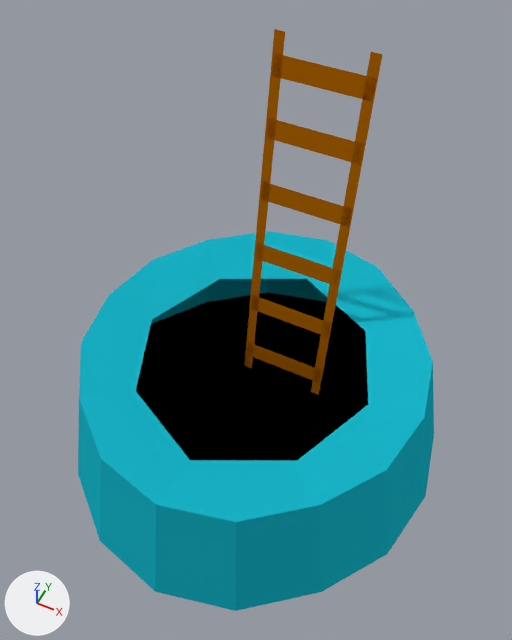
The Blender file King Of Kings Docs/NewModels/BuildingModels/Mine/mine1.blend, before and after one commit.
One viewpoint serves both versions: a 50 mm lens placed at (3.77, -7.49, 12.68), pointed at (-0.24, 0.54, 2.65). Every picture has the same lights, and +X, +Y and +Z are marked at lower left.
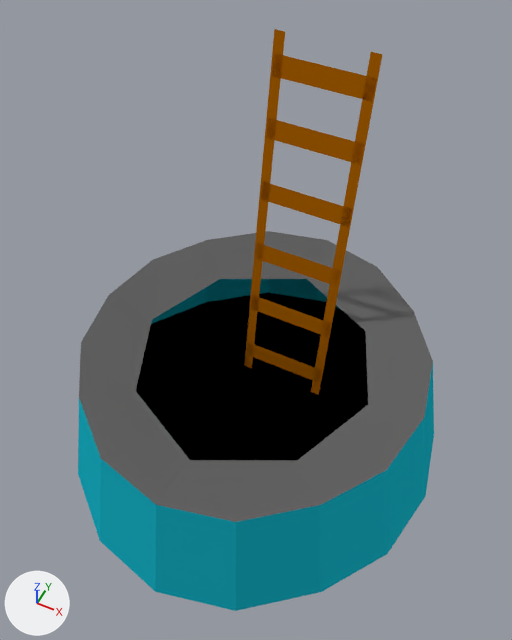
Where the change shows, as pixel boxes [x1, y1, x2, y2] in the pictures (512 x 640 px):
part 1 of me_cube, recoloured (cyan to grey): [79, 231, 433, 522] in both

Patch to the scene script:
```diff
--- a/King Of Kings Docs/NewModels/BuildingModels/Mine/mine1.blend.py
+++ b/King Of Kings Docs/NewModels/BuildingModels/Mine/mine1.blend.py
@@ mat_material_004 @@
+mat_material_004 = diffuse_material('Material.004')
+mat_material_004.base_color = (0.123, 0.123, 0.123)  # dark grey #626262
@@ me_cube @@
 me_cube.from_pydata(...)  # 73 vertices, 64 faces; spans x -2.34..2.32, y -2.45..2.49, z -1.21..1.19
 # used by ob_cube; location = (0.0, 0.0, 1.16); scale = (1.61, 1.61, 1.01)
+# me_cube part 1: all 16 faces centred in x -1.64..1.63, y -1.71..1.73, z 1.1 switch from mat_material_002 (cyan #19b4c9) to mat_material_004 (dark grey #626262)
 me_cube.materials.append(mat_material_003)
```
